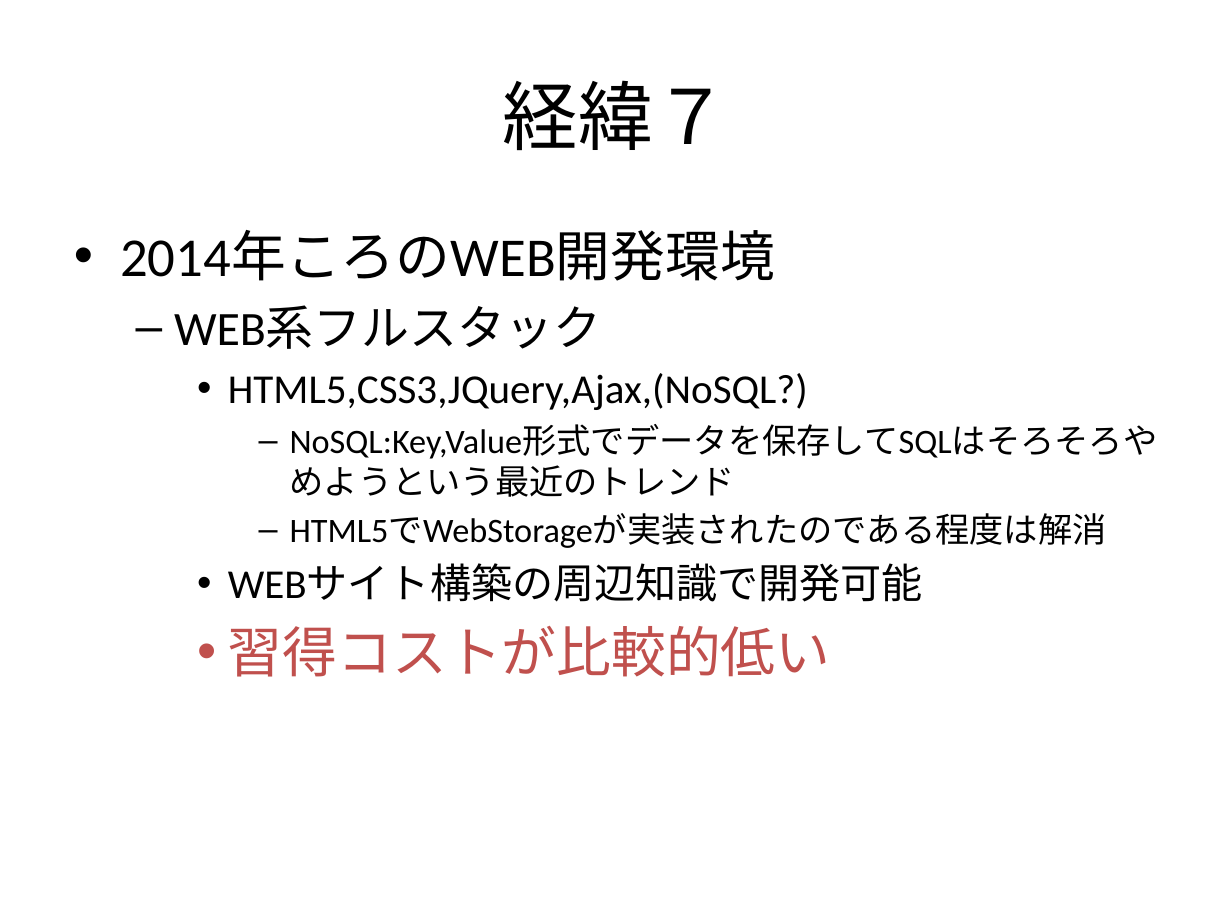
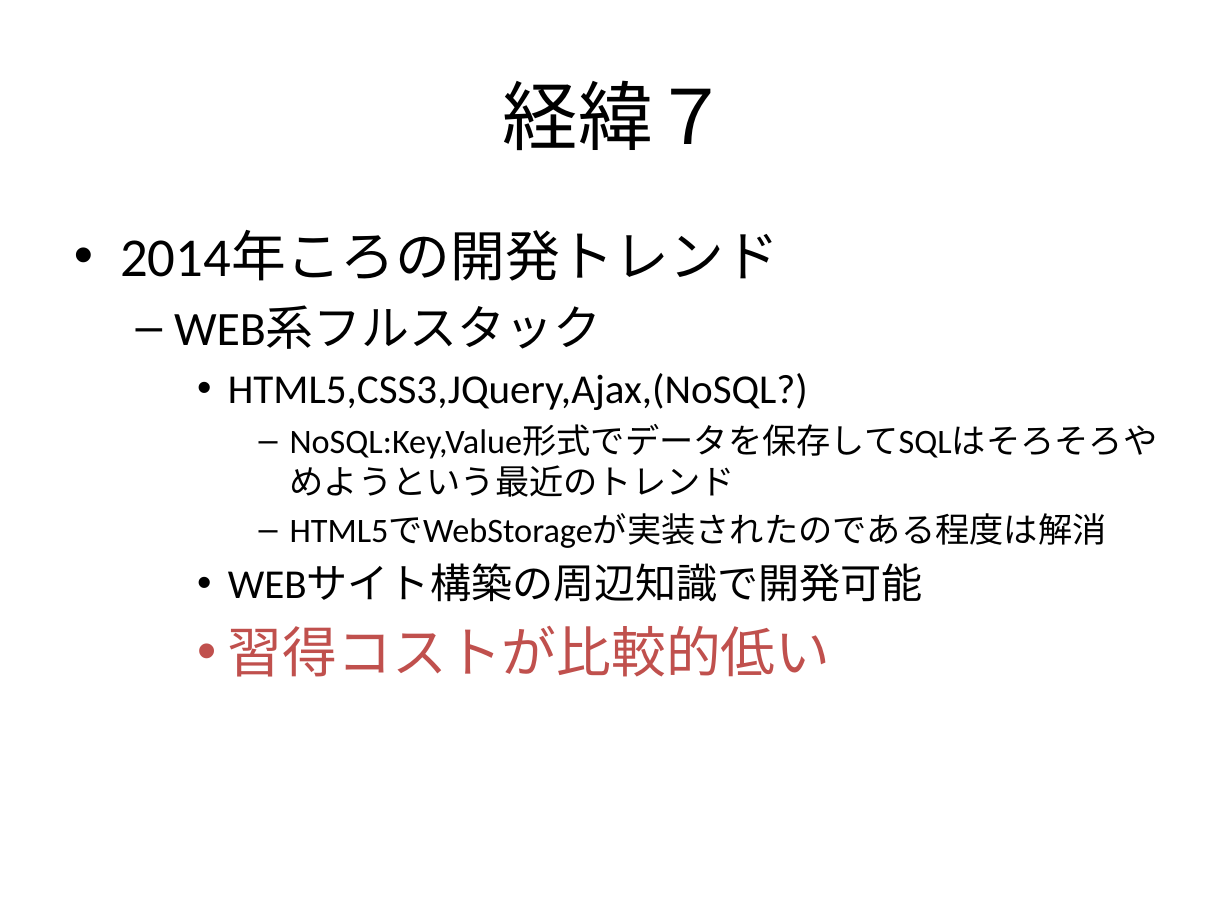
Before and after one commit to f-akazawa/akaz_uecdevelop, a slide deck: slide 12 of doc/20141009親ゼミ用.pptx. Drawn at 1232x924 pixels with LibreOffice and Linux fonts; fonts in the diff are those of the drawing. Boxes give left, top, right and bottom in pixels: in the first picture for what was removed or moved away, otherwise in the second. Text is boxed around its words. In the diff, an @@ line names an element or a change of style, - is before the commit and + after.

```diff
--- a/doc/20141009親ゼミ用.pptx
+++ b/doc/20141009親ゼミ用.pptx
@@ text at <box>120,230,779,281</box>: text changed @@
-• 2014年ころのWEB開発環境
+• 2014年ころの開発トレンド
```
Also in this commit, not shown: 9 other slides changed, 9 slides added.
